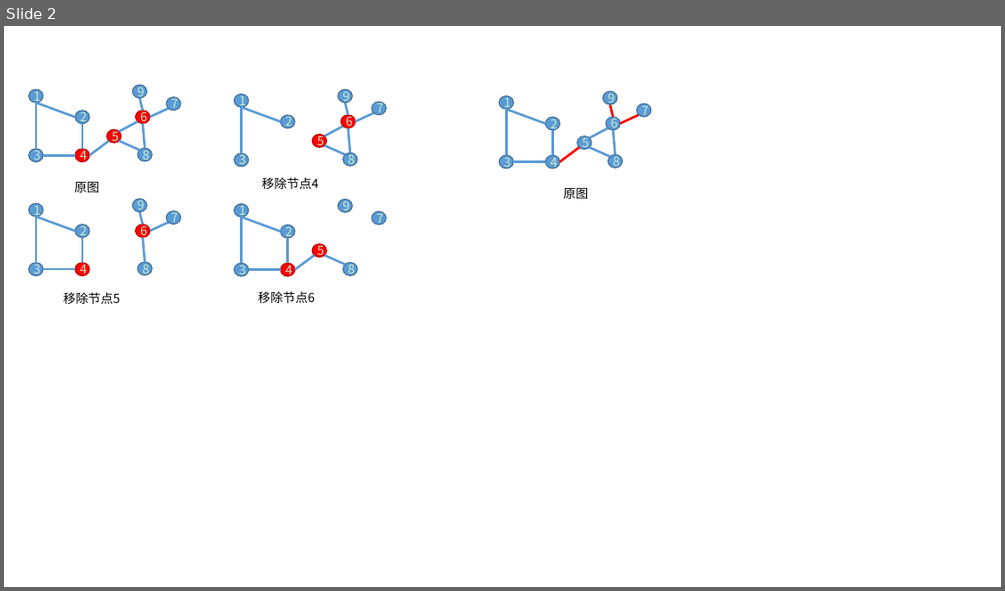
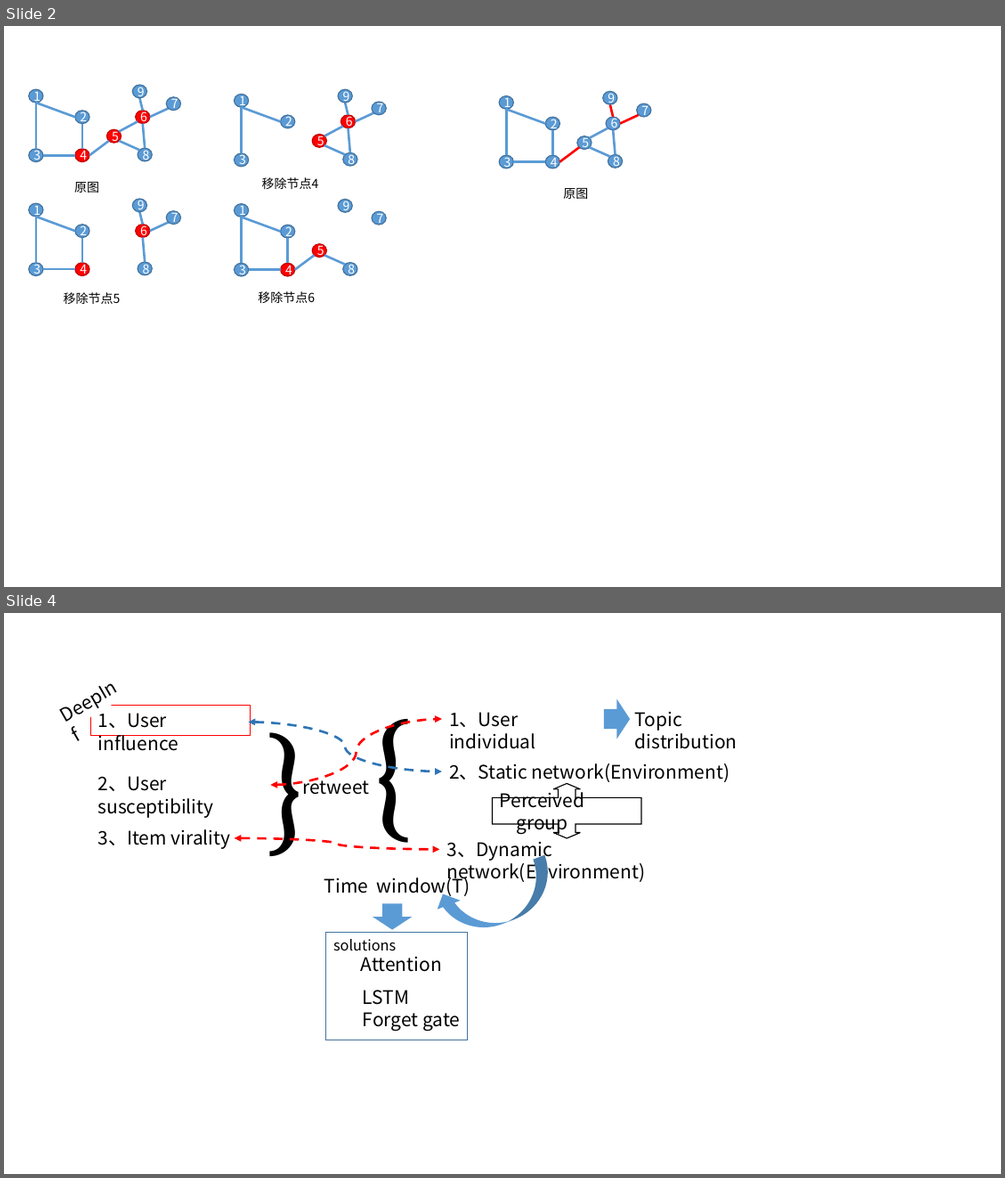
Before and after one commit to dataSnail/datasnail.github.io, a slide deck: graph_ppt/graph_PPT.pptx. Shown one above the other, each under a label of ours: slide 2 before the commit, slides 2 and 4 after it; the slides between them are not shown. The pictures are 1005x591 and 1005x1178 pixels, drawn with LibreOffice and Linux fonts; fonts in the diff are those of the drawing. Boxes give left, top, right and bottom in pixels: in the first picture for what was removed or moved away, otherwise in the second. Text is boxed around its words. In the diff, an @@ line names an element or a change of style, - is before the commit and + after.

```diff
--- a/graph_ppt/graph_PPT.pptx
+++ b/graph_ppt/graph_PPT.pptx
@@ slide 4 added at box(4, 613, 1001, 1174), background #FFFFFF @@
@@ group added at box(48, 666, 737, 1040): 12 texts, 3 rectangles, 3 curved double arrows, 2 down arrows, 1 curved right arrow, 1 left right arrow callout @@
+}
+1、User influence
+2、User susceptibility
+3、Item virality
+}
+retweet
+1、User individual
+2、Static network(Environment)
+3、Dynamic network(Environment)
+Topic distribution
+DeepInf
+Attention
+Time window(T)
+LSTM
+Forget gate
+solutions
+Perceived group
@@ slide 2 changed as well @@
@@ background #C7EDCC to #FFFFFF @@
@@ text colour #C7EDCC to #FFFFFF in 42 elements at box(29, 89, 43, 103), box(29, 149, 43, 162), box(75, 149, 89, 162), box(75, 111, 89, 124), box(106, 129, 121, 143), box(136, 111, 150, 124), box(138, 148, 152, 161), box(166, 97, 180, 111), box(133, 85, 146, 99), box(235, 94, 249, 108), box(235, 153, 249, 167), box(281, 115, 295, 128), box(312, 135, 326, 148), box(340, 115, 355, 128), box(343, 152, 357, 166), box(372, 102, 386, 115), box(338, 89, 352, 103), box(29, 203, 43, 216), box(29, 263, 43, 276), box(75, 263, 89, 276), box(75, 224, 89, 238), box(136, 224, 150, 238), box(138, 262, 152, 275), box(166, 211, 180, 224), box(133, 199, 146, 212), box(235, 204, 249, 217), box(235, 263, 249, 276), box(281, 263, 295, 276), box(281, 224, 295, 239), box(312, 244, 326, 257), box(343, 263, 357, 276), box(372, 211, 386, 224), box(338, 199, 352, 212), box(499, 95, 513, 109), box(499, 155, 513, 168), box(545, 155, 559, 168), box(545, 118, 559, 131), box(577, 136, 591, 150), box(606, 117, 620, 130), box(608, 155, 623, 168), box(637, 103, 651, 118), box(603, 91, 617, 104) @@
```
Also in this commit, not shown: 1 other slide changed, 3 other slides added, 10 other files.
